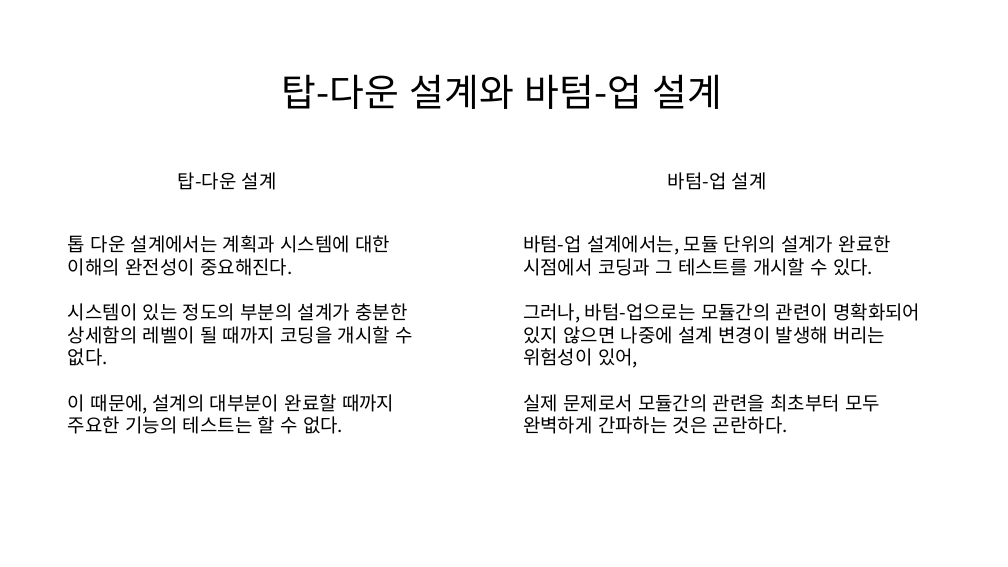
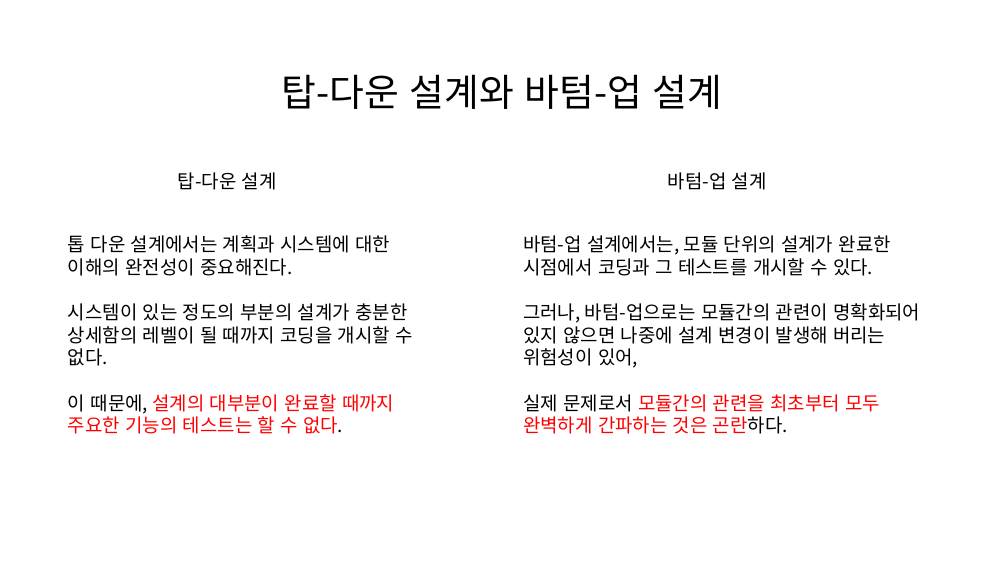
Before and after one commit to hnanmal/mkcljpt_volume, a slide deck: slide 26 of documentum/건축심화세미나(2022)/최종발표/4. 동적문서를 활용한 구조프로그램 작성 - 장만규 매니저, 황재승 매니저/추가발표자료.pptx. Drawn at 1008x567 pixels with LibreOffice and Linux fonts; fonts in the diff are those of the drawing. Boxes give left, top, right and bottom in pixels: in the first picture for what was removed or moved away, otherwise in the second. Text is boxed around its words. In the diff, an @@ line names an element or a change of style, - is before the commit and + after.

```diff
--- a/documentum/건축심화세미나(2022)/최종발표/4. 동적문서를 활용한 구조프로그램 작성 - 장만규 매니저, 황재승 매니저/추가발표자료.pptx
+++ b/documentum/건축심화세미나(2022)/최종발표/4. 동적문서를 활용한 구조프로그램 작성 - 장만규 매니저, 황재승 매니저/추가발표자료.pptx
@@ text at bbox=[68, 394, 394, 434]: text colour #000000 to #FF0000 in "설계의 대부분이 완료할 때까지 주요한 기능의 테스트는 ..." @@
@@ text at bbox=[523, 394, 880, 434]: text colour #000000 to #FF0000 in "모듈간의 관련을 최초부터 모두 완벽하게 간파하는 것은 ..." @@
```
Also in this commit, not shown: 1 other slide changed, 7 slides added.
